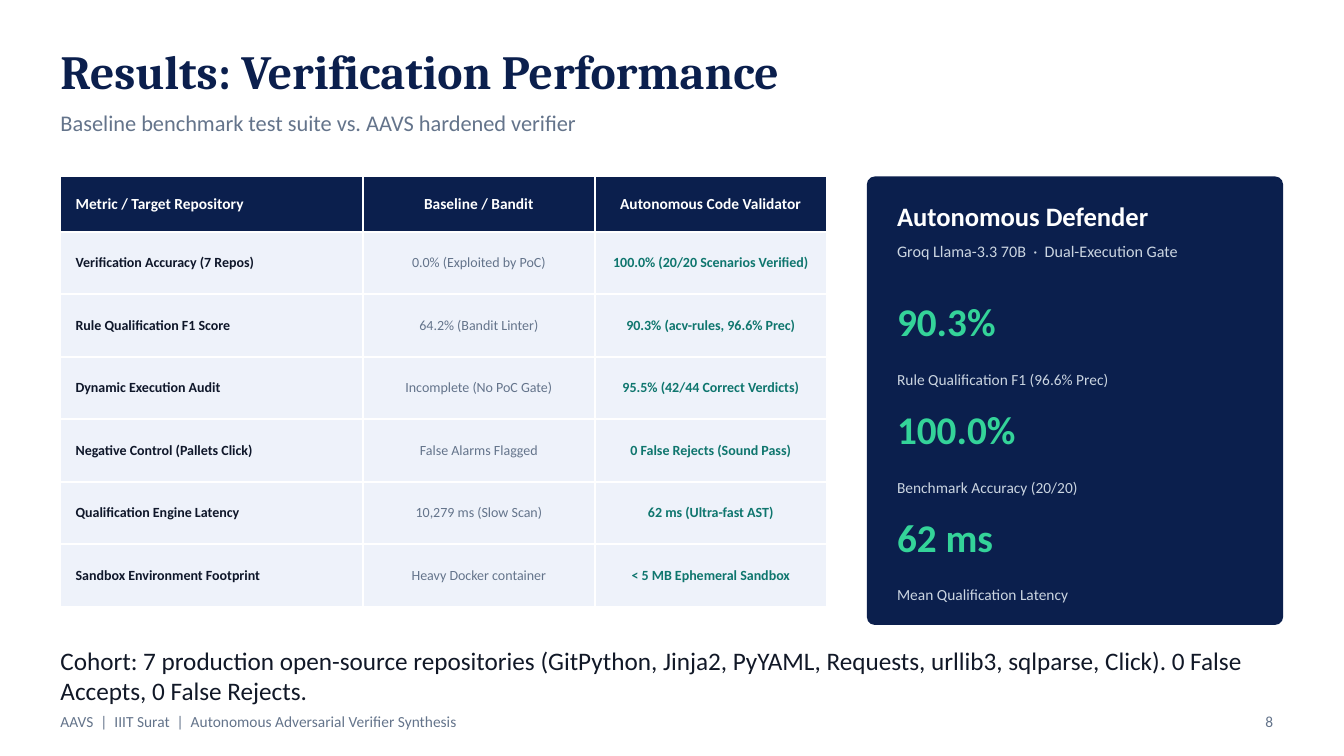
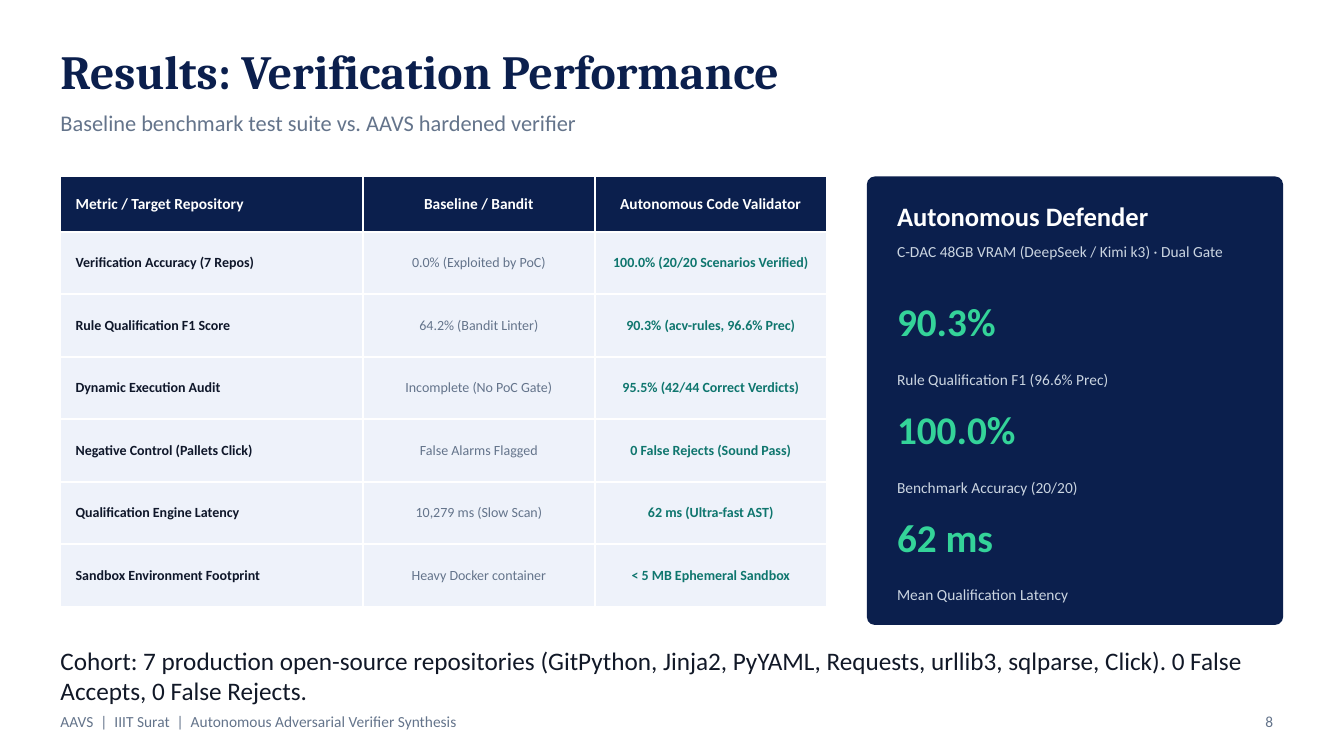
Before and after one commit to Jeevant010/Autonomous_Code_Validator, a slide deck: slide 8 of presentation/Autonomous_Code_Validator_Presentation.pptx. Drawn at 1344x756 pixels with LibreOffice and Linux fonts; fonts in the diff are those of the drawing; background and template pictures are left out. Boxes give left, top, right and bottom in pixels: in the first picture for what was removed or moved away, otherwise in the second. Text is boxed around its words. In the diff, an @@ line names an element or a change of style, - is before the commit and + after.

Commit message:
docs: update report and slides with Diksha Rangwani Ma'am, CDAC 48GB VRAM compute, and quantized open-source models

```diff
--- a/presentation/Autonomous_Code_Validator_Presentation.pptx
+++ b/presentation/Autonomous_Code_Validator_Presentation.pptx
@@ text at <box>897,246,1223,260</box>: text changed; size 11.5 to 11 pt @@
-Groq Llama-3.3 70B · Dual-Execution Gate
+C-DAC 48GB VRAM (DeepSeek / Kimi k3) · Dual Gate
```
Also in this commit, not shown: 4 other slides changed, 2 other files.
